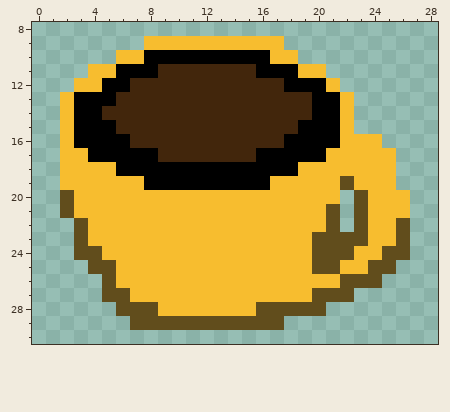
Two states of a pixel-art sprite, assets/coffee.png. The first picture shows the starting point.
The file is 32x32 pixels. Shown: x 0..28, y 8..30.
Once edited:
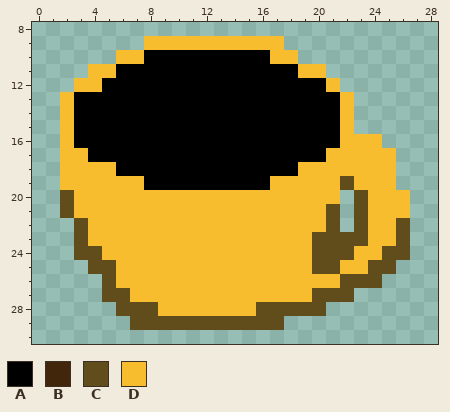
Palette (. is transparent): A #000000  B #42260c  C #614d1c  D #f7bd2f
Diff:
@@ x 3..21 @@
 10 ...DDAAAAAAAAADD...
-11 .DDAAABBBBBBBAAADD.
-12 DDAABBBBBBBBBBBAAAD
-13 AAABBBBBBBBBBBBBBAA
-14 AABBBBBBBBBBBBBBBAA
-15 AAABBBBBBBBBBBBBAAA
-16 AAAABBBBBBBBBBBAAAA
-17 DAAAAABBBBBBBAAAAAD
+11 .DDAAAAAAAAAAAAADD.
+12 DDAAAAAAAAAAAAAAAAD
+13 AAAAAAAAAAAAAAAAAAA
+14 AAAAAAAAAAAAAAAAAAA
+15 AAAAAAAAAAAAAAAAAAA
+16 AAAAAAAAAAAAAAAAAAA
+17 DAAAAAAAAAAAAAAAAAD
 18 DDDAAAAAAAAAAAAADDD
Where, in picture pixels (left, top, right, bottom), the same in both pictures:
changed: (102, 64, 312, 162)
